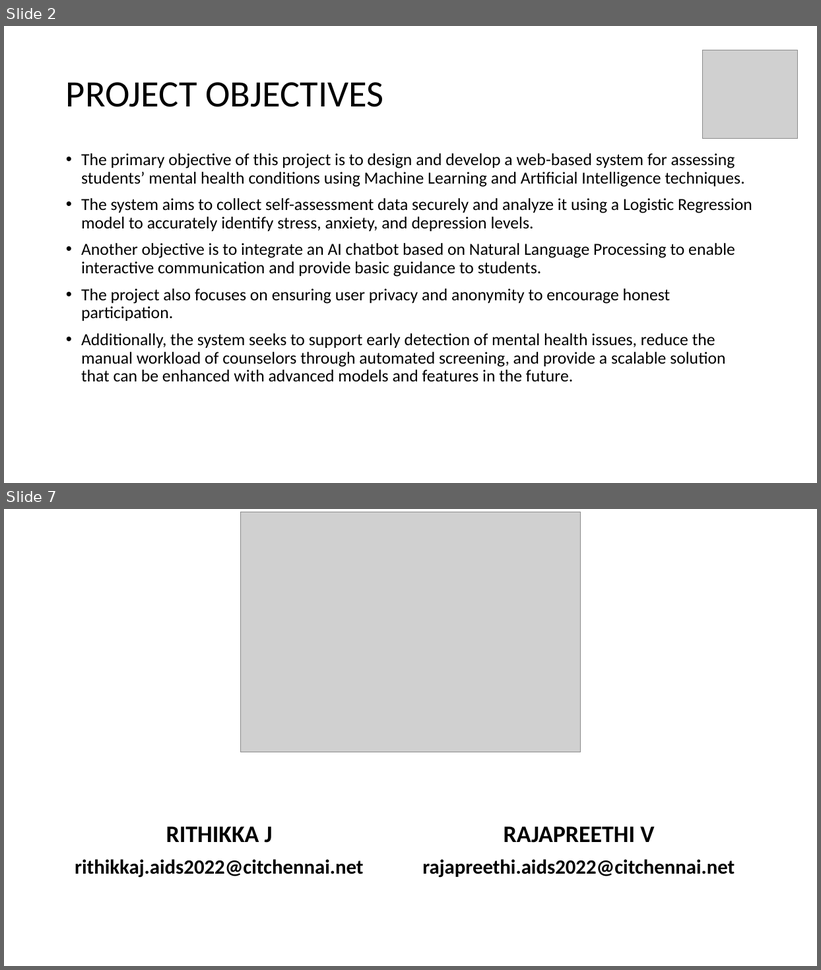
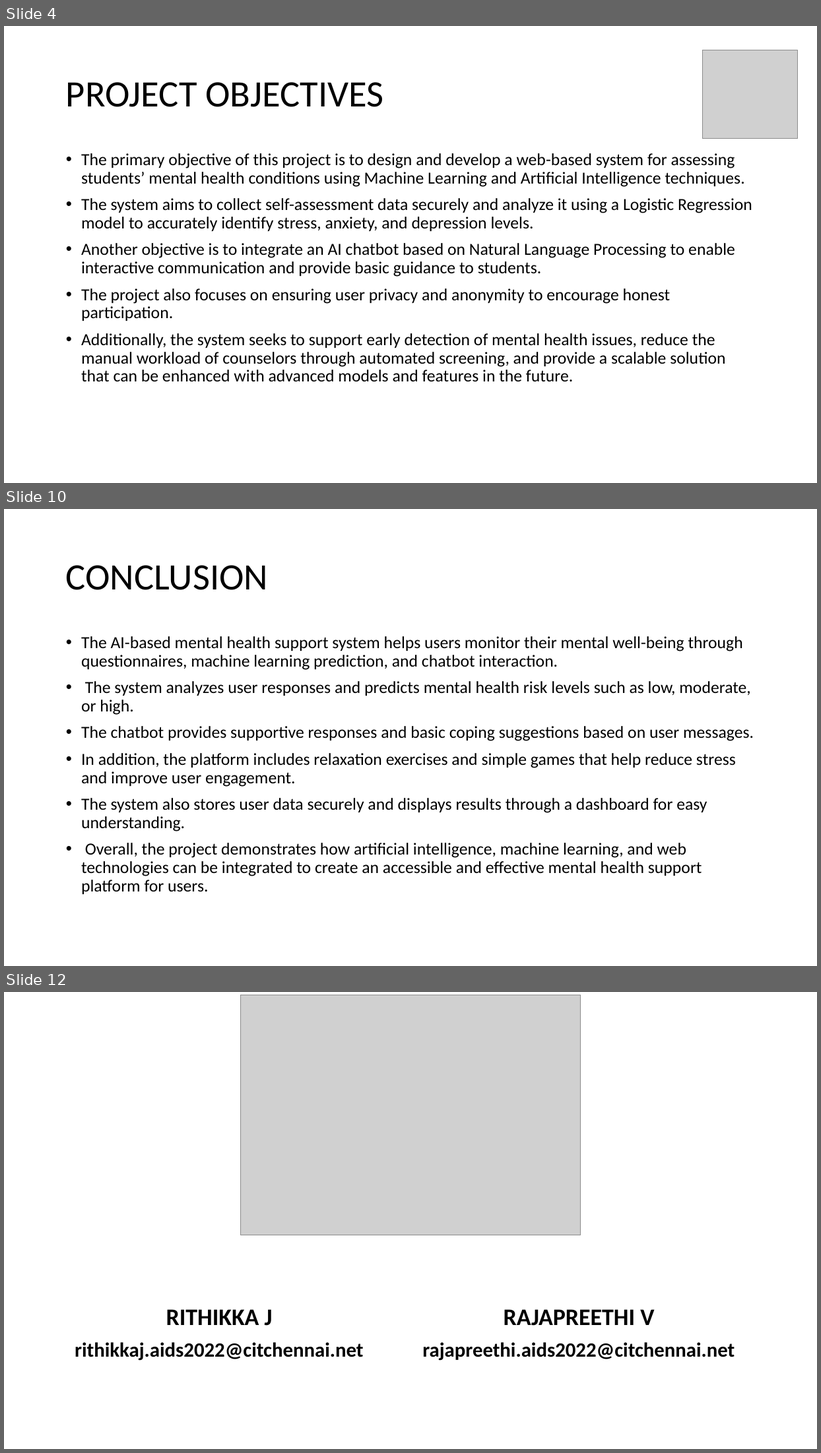
Before and after one commit to rithikkaj/Finalyear, a slide deck: CCP_FIRST_REVIEW[1][1].pptx. Shown one above the other, each under a label of ours: slides 2 and 7 before the commit, slides 4, 10 and 12 after it; the slides between them are not shown. The pictures are 821x970 and 821x1453 pixels, drawn with LibreOffice and Linux fonts; fonts in the diff are those of the drawing; grey boxes stand for pictures. Boxes give left, top, right and bottom in pixels: in the first picture for what was removed or moved away, otherwise in the second. Text is boxed around its words. In the diff, an @@ line names an element or a change of style, - is before the commit and + after.

```diff
--- a/CCP_FIRST_REVIEW[1][1].pptx
+++ b/CCP_FIRST_REVIEW[1][1].pptx
@@ slide 10 added at box(4, 509, 817, 966), background #FFFFFF @@
@@ title added at box(66, 565, 268, 590), 44 pt, text #000000 @@
+CONCLUSION
@@ text added at box(81, 636, 754, 894), 20 pt, text #000000 @@
+• The AI-based mental health support system helps users monitor their mental well-being through questionnaires, machine learning prediction, and chatbot interaction.
+• The system analyzes user responses and predicts mental health risk levels such as low, moderate, or high.
+• The chatbot provides supportive responses and basic coping suggestions based on user messages.
+• In addition, the platform includes relaxation exercises and simple games that help reduce stress and improve user engagement.
+• The system also stores user data securely and displays results through a dashboard for easy understanding.
+• Overall, the project demonstrates how artificial intelligence, machine learning, and web technologies can be integrated to create an accessible and effective mental health support platform for users.
@@ what was slide 2 is now slide 4 @@
@@ what was slide 7 is now slide 12 @@
```
Also in this commit, not shown: 2 slides changed, 6 other slides added, 2 slides removed, 7 other files.
